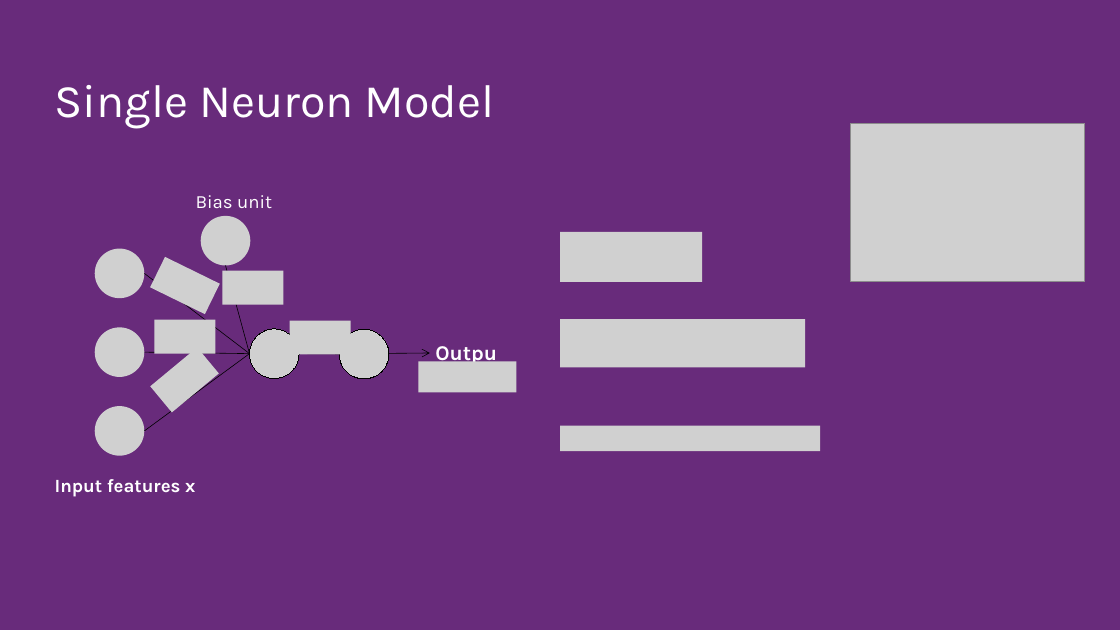
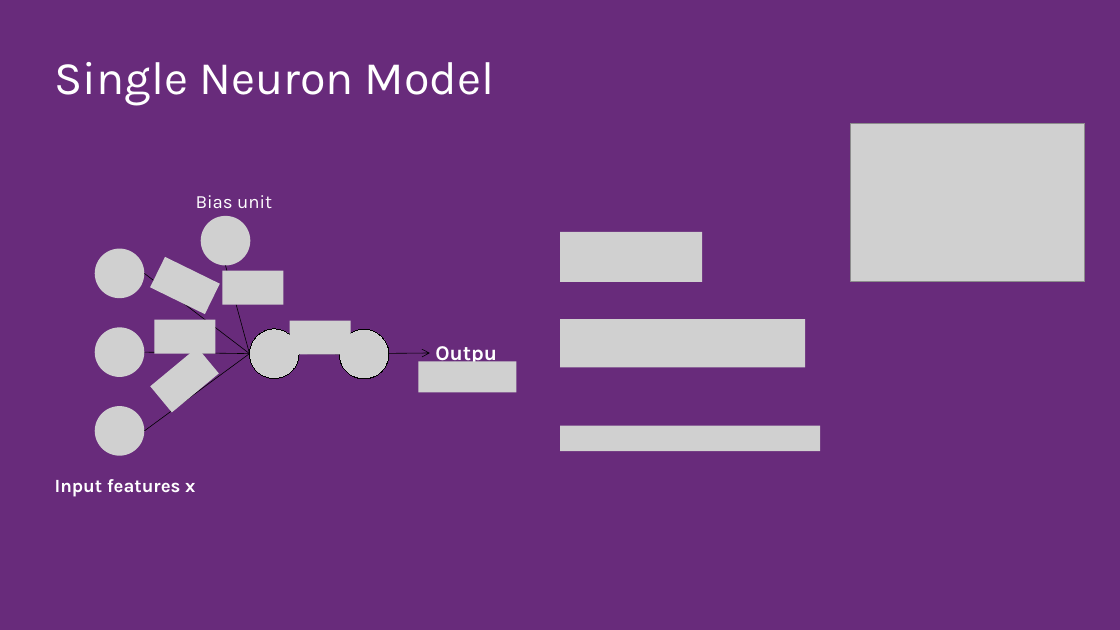
Before and after one commit to biancafbmd/Workshops, a slide deck: slide 6 of DeepLearningIntro/IntroToDeepLearning.pptx. Drawn at 1120x630 pixels with LibreOffice and Linux fonts; fonts in the diff are those of the drawing; grey boxes stand for pictures. Boxes give left, top, right and bottom in pixels: in the first picture for what was removed or moved away, otherwise in the second. Text is boxed around its words. In the diff, an @@ line names an element or a change of style, - is before the commit and + after.

```diff
--- a/DeepLearningIntro/IntroToDeepLearning.pptx
+++ b/DeepLearningIntro/IntroToDeepLearning.pptx
@@ title "Single Neuron Model": place and size @@
-title "Single Neuron Model" at [55, 85, 495, 129]
+title "Single Neuron Model" at [55, 62, 495, 106]
```
Also in this commit, not shown: 6 other slides changed, 3 slides added.
